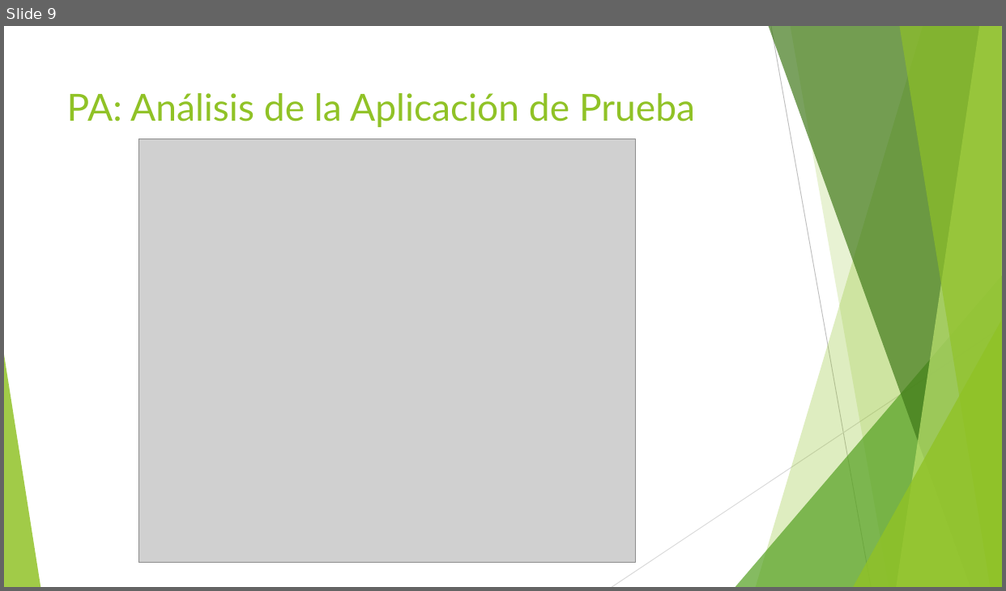
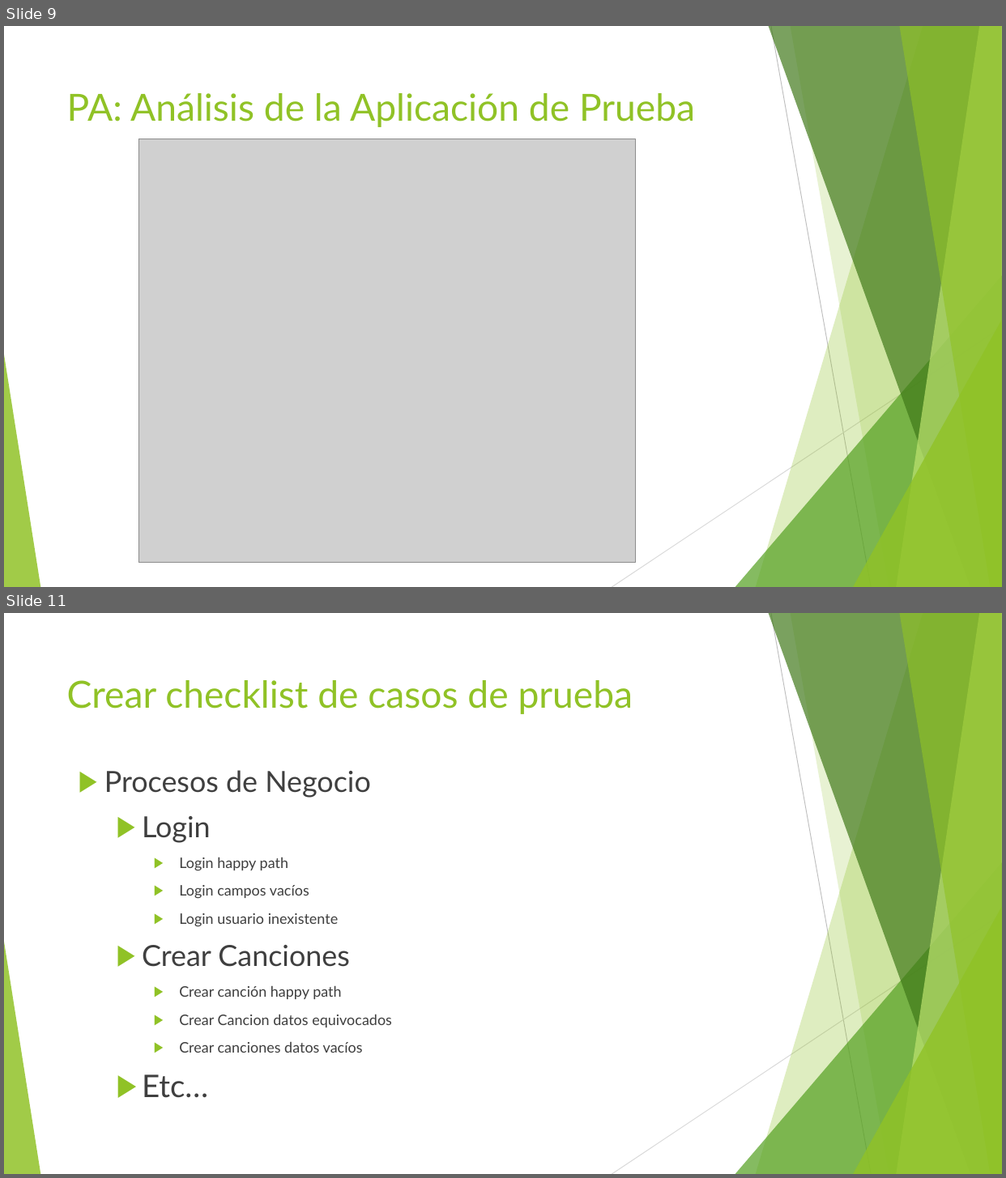
Before and after one commit to jomarnavarro/intro_automation, a slide deck: presentaciones/Selenium, Modulo 1.pptx. Shown one above the other, each under a label of ours: slide 9 before the commit, slides 9 and 11 after it; the slides between them are not shown. The pictures are 1006x591 and 1006x1178 pixels, drawn with LibreOffice and Linux fonts; fonts in the diff are those of the drawing; grey boxes stand for pictures. Boxes give left, top, right and bottom in pixels: in the first picture for what was removed or moved away, otherwise in the second. Text is boxed around its words. In the diff, an @@ line names an element or a change of style, - is before the commit and + after.

```diff
--- a/presentaciones/Selenium, Modulo 1.pptx
+++ b/presentaciones/Selenium, Modulo 1.pptx
@@ slide 11 added at [4, 613, 1002, 1174], background #FFFFFF; not listed: 10 template elements that a slide beside it also shows @@
@@ title added at [67, 680, 633, 714], 36 pt, text #90C226 @@
+Crear checklist de casos de prueba
@@ text added at [104, 770, 392, 1053], 14 pt, text #3F3F3F @@
+▶ Procesos de Negocio
+  ▶ Login
+    ▶ Login happy path
+    ▶ Login campos vacíos
+    ▶ Login usuario inexistente
+  ▶ Crear Canciones
+    ▶ Crear canción happy path
+    ▶ Crear Cancion datos equivocados
+    ▶ Crear canciones datos vacíos
+  ▶ Etc…
```
Also in this commit, not shown: 2 slides changed.
